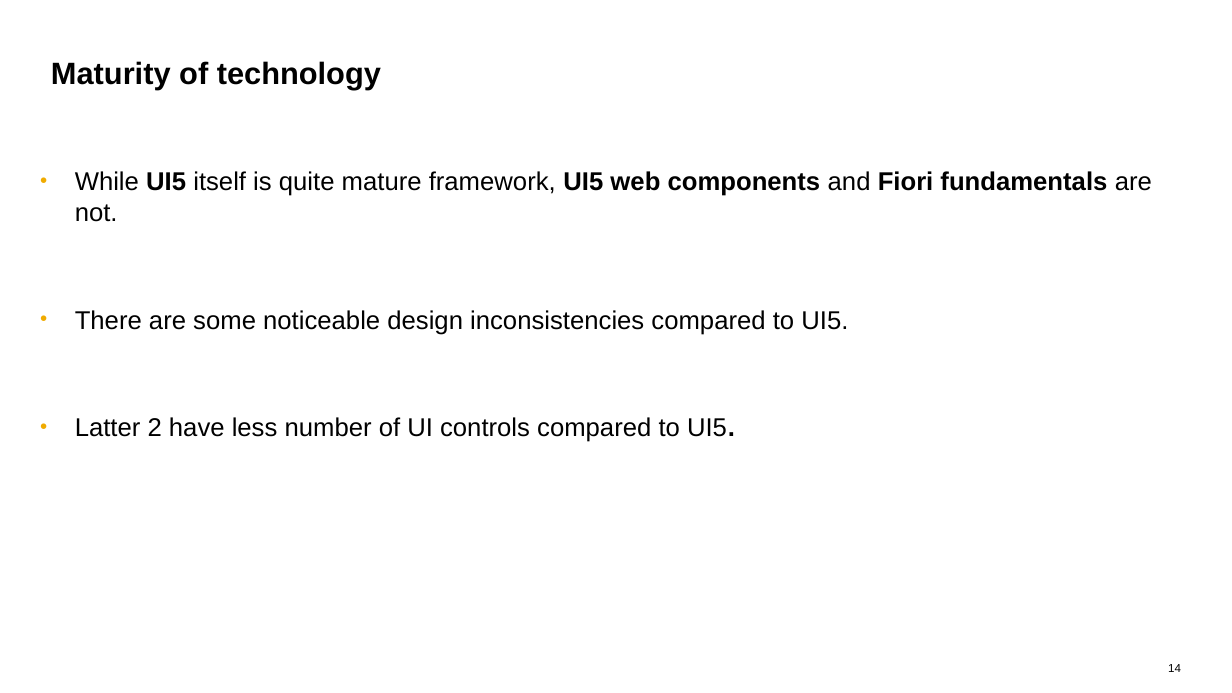
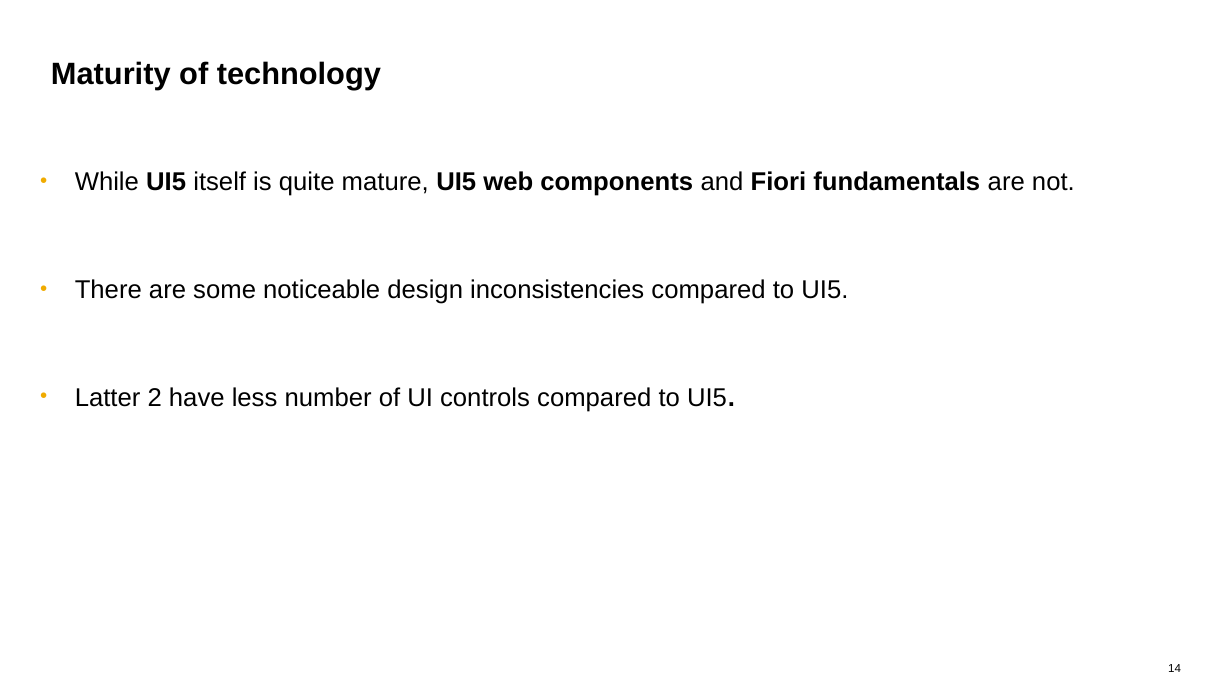
Before and after one commit to rishabh62/UI5con, a slide deck: slide 14 of UI5con.pptx. Drawn at 1232x693 pixels with LibreOffice and Linux fonts; fonts in the diff are those of the drawing. Boxes give left, top, right and bottom in pixels: in the first picture for what was removed or moved away, otherwise in the second. Text is boxed around its words. In the diff, an @@ line names an element or a change of style, - is before the commit and + after.

Commit message:
ppt update

```diff
--- a/UI5con.pptx
+++ b/UI5con.pptx
@@ text at <box>75,171,1075,196</box>: text changed; bold on @@
-• While UI5 itself is quite mature framework, UI5 web components and Fiori fundamentals are not.
+• While UI5 itself is quite mature, UI5 web components and Fiori fundamentals are not.
```
Also in this commit, not shown: 3 other slides changed.
